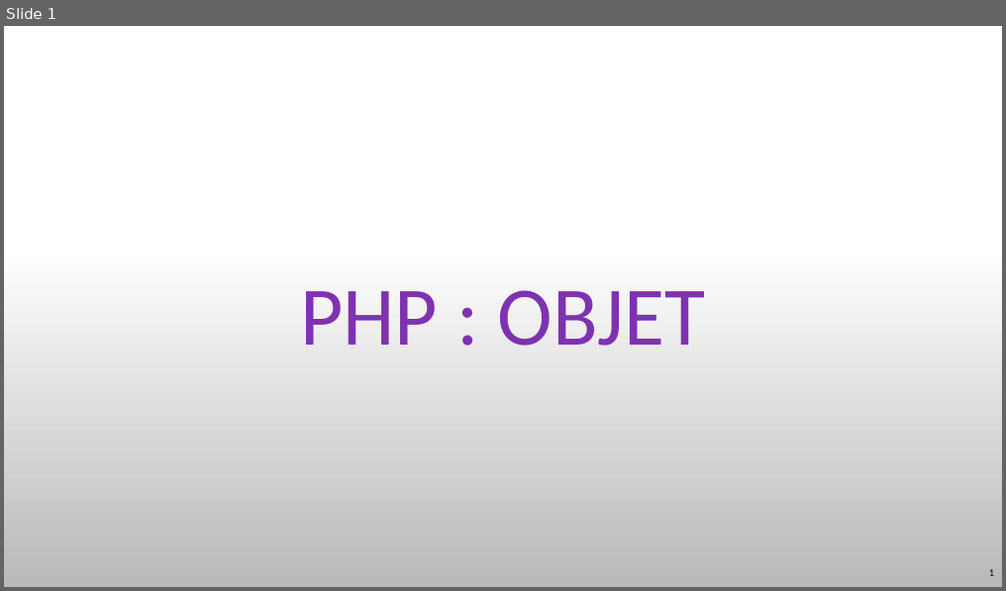
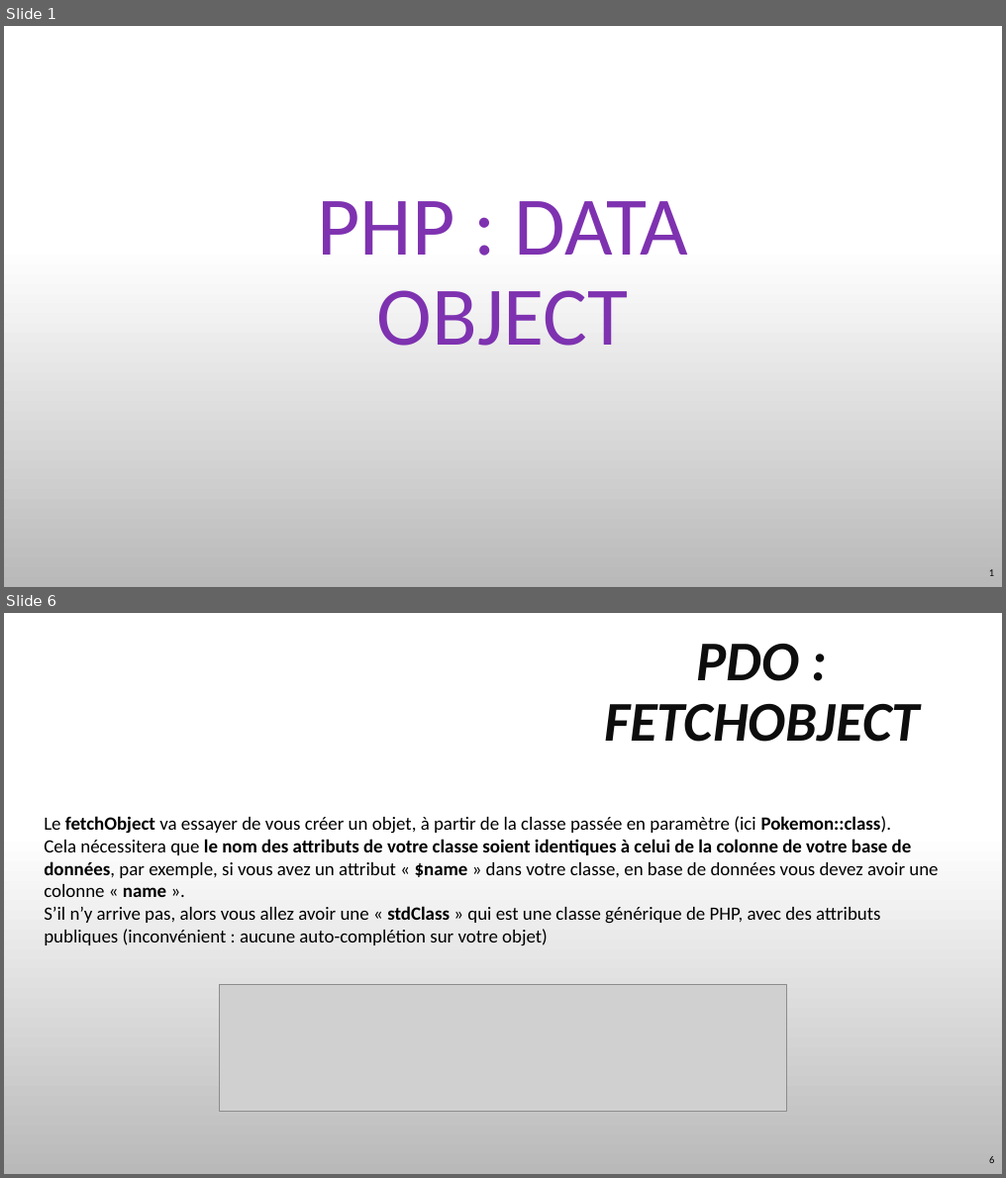
Before and after one commit to TyTy-cf/cours, a slide deck: PHP/Object/PHP-DO.pptx. Shown one above the other, each under a label of ours: slide 1 before the commit, slides 1 and 6 after it; the slides between them are not shown. The pictures are 1006x591 and 1006x1178 pixels, drawn with LibreOffice and Linux fonts; fonts in the diff are those of the drawing; grey boxes stand for pictures; background and template pictures are left out. Boxes give left, top, right and bottom in pixels: in the first picture for what was removed or moved away, otherwise in the second. Text is boxed around its words. In the diff, an @@ line names an element or a change of style, - is before the commit and + after.

```diff
--- a/PHP/Object/PHP-DO.pptx
+++ b/PHP/Object/PHP-DO.pptx
@@ slide 6 added at (4, 613, 1002, 1174), background picture (left out) @@
@@ title added at (604, 644, 920, 742), 54 pt, text #0D0D0D, bold, italic @@
+PDO : FETCHOBJECT
@@ text added at (44, 816, 938, 947), 18 pt, text #000000 @@
+Le fetchObject va essayer de vous créer un objet, à partir de la classe passée en paramètre (ici Pokemon::class).
+Cela nécessitera que le nom des attributs de votre classe soient identiques à celui de la colonne de votre base de données, par exemple, si vous avez un attribut « $name » dans votre classe, en base de données vous devez avoir une colonne « name ».
+S’il n’y arrive pas, alors vous allez avoir une « stdClass » qui est une classe générique de PHP, avec des attributs publiques (inconvénient : aucune auto-complétion sur votre objet)
@@ picture added at (220, 985, 786, 1112) @@
@@ page number added at (989, 1157, 994, 1163), 10 pt, text #000000 @@
+6
@@ slide 1 changed as well @@
@@ title at (317, 201, 689, 346): text changed @@
-PHP : OBJET
+PHP : DATA OBJECT
```
Also in this commit, not shown: 8 other slides added, 12 slides removed, 3 other files.
